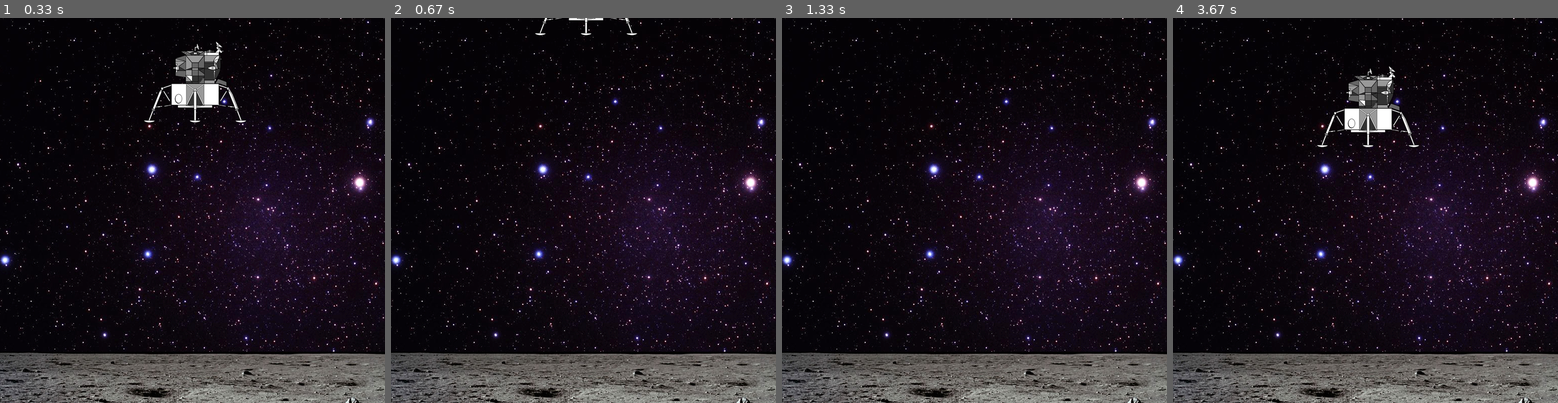
Above: before the commit, frames 1-4 (left to right).
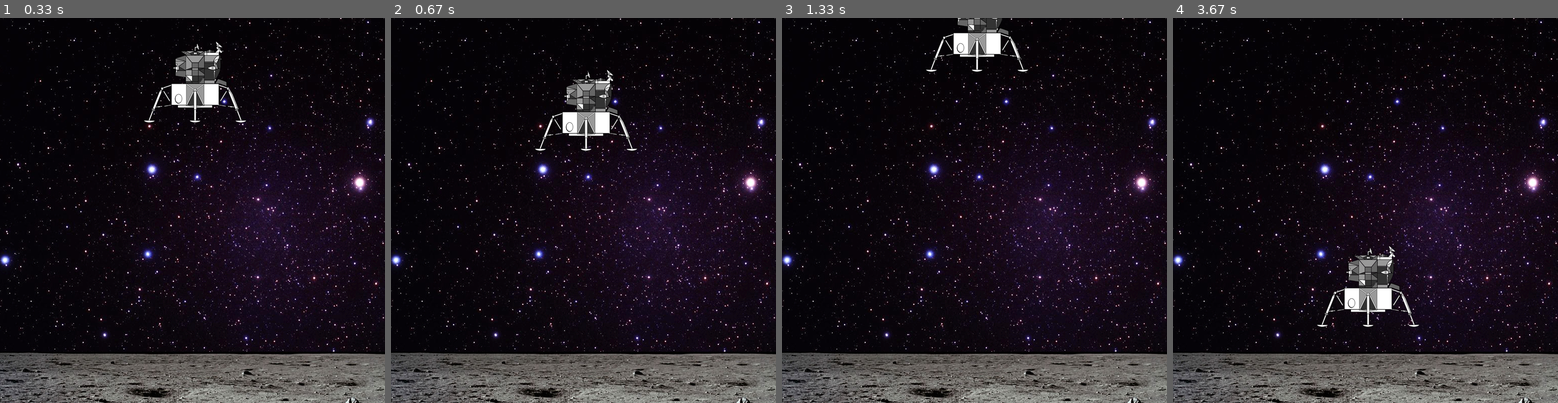
Above: after the commit, the same moments.

Repository: StevePaget/Pygame_Functions
Game: pygame game, started from demos/Moon Lander (Sprites demo).py
Same seed, same stepped clock (60 frames per second), same inputs: the game is played once before the commit and once after it.
Inputs:
- Up to frame 1 (0.33 s): no input
- Up to frame 2 (0.67 s): hold Up from 0.33 s (still down)
- Up to frame 3 (1.33 s): release Up at 0.8 s; hold Up 0.83-1.2 s; hold Up from 1.23 s (still down)
- Up to frame 4 (3.67 s): release Up at 1.53 s

Frame 1 is identical in both runs. In frame 2, 2.0% of the frame differs, in the area x 37-64%, y 0-35%; in frame 3, 1.3%; in frame 4, 3.6%, in the area x 37-64%, y 12-81%.

Commit message:
Added transformSprite & deprecated resizeSprite

Diff:
--- a/demos/Moon Lander (Sprites demo).py
+++ b/demos/Moon Lander (Sprites demo).py
@@ -8,25 +8,32 @@
 moveSprite(surface, 0, 650)                     # move it into position. It is not visible yet
 showSprite(surface)                             # display it
 
-lander = makeSprite("images/lander.png")       # create the sprite object
-moveSprite(lander, 280, 0)                     # move it into position. It is not visible yet
-showSprite(lander)                             # display it
+lander = makeSprite("images/lander.png")        # create the sprite object
+addSpriteImage(lander,"images/landerCrash.png") # add the crashed image
+moveSprite(lander, 280, 0)                      # move it into position. It is not visible yet
+showSprite(lander)                              # display it
 
 
 ypos = 0
 yspeed = 0
+upthrust = 0
+
 while True:
+    if keyPressed("up"):        # check the Wiki for a list of keys that are recognised
+        upthrust = 2
+    else:
+        upthrust = 0
+
     ypos += yspeed
     moveSprite(lander, 280, ypos)
-    yspeed += 1                 # add a bit of acceleration due to gravity
+    yspeed += 1 - upthrust      # add a bit of acceleration due to gravity
+
 
     if touching(lander, surface):
         ypos = 650 - 150        # place the lander on the surface
+        if yspeed > 10:
+            changeSpriteImage(lander, 1)
         yspeed = 0              # stop the movement
 
-    if keyPressed("up"):        # check the Wiki for a list of keys that are recognised
-        yspeed = -20            # add some upward thrust
 
     tick(30)
-
-endWait()
--- /dev/null
+++ b/demos/ResizeDemo.py
@@ -0,0 +1,25 @@
+from pygame_functions import *
+
+screenSize(1000, 750)
+setBackgroundImage("images/stars.png")
+
+rocket = makeSprite("images/rocket1.png")
+moveSprite(rocket,500,300)
+
+showSprite(rocket)
+
+scale = 10
+scaleChange = 10
+angle = 0
+
+while True:
+    angle +=5
+    scale += scaleChange
+    transformSprite(rocket, angle, scale/100)
+    if scale > 300:
+        scaleChange = -10
+    elif scale <20:
+        scaleChange = 10
+    pause(20)
+
+endWait()
--- a/demos/RocketDemo.py
+++ b/demos/RocketDemo.py
@@ -17,22 +17,22 @@
 while True:
     if keyPressed("up"):
         changeSpriteImage(rocket,1)
-        rotateSprite(rocket, 0)
+        transformSprite(rocket, 0,1)
         ySpeed -= 2
 
     elif keyPressed("down"):
         changeSpriteImage(rocket,1)
-        rotateSprite(rocket, 180)
+        transformSprite(rocket, 180,1)
         ySpeed += 2
 
     elif keyPressed("right"):
         changeSpriteImage(rocket,1)
-        rotateSprite(rocket, 90)
+        transformSprite(rocket, 90,1)
         xSpeed += 2
 
     elif keyPressed("left"):
         changeSpriteImage(rocket,1)
-        rotateSprite(rocket, -90)
+        transformSprite(rocket, -90,1)
         xSpeed -= 2
 
     else:
--- a/demos/RocketDemo2.py
+++ b/demos/RocketDemo2.py
@@ -26,11 +26,11 @@
     if keyPressed("left"):
         angle = angle - 5
 
-        rotateSprite(rocket,angle)
+        transformSprite(rocket, angle, 1)
 
     elif keyPressed("right"):
         angle = angle +5
-        rotateSprite(rocket,angle)
+        transformSprite(rocket, angle, 1)
 
     if keyPressed("up"):
         if clock() > nextframe:
--- a/demos/RocketDemo3.py
+++ b/demos/RocketDemo3.py
@@ -43,11 +43,11 @@
     if keyPressed("left"):
         angle = angle - 5
 
-        rotateSprite(rocket,angle)
+        transformSprite(rocket,angle,1)
 
     elif keyPressed("right"):
         angle = angle +5
-        rotateSprite(rocket,angle)
+        transformSprite(rocket, angle, 1)
 
     if keyPressed("up"):
         if clock() > nextframe:
@@ -97,7 +97,7 @@
 
         moveSprite(thisAsteroid, thisAsteroid.x, thisAsteroid.y)
 
-    # now we will grab a list of all the sprites that ate currently touching the rocket
+    # now we will grab a list of all the sprites that are currently touching the rocket
     hitAsteroids = allTouching(rocket)
     # and change the image of each one
     for thisHitAsteroid in hitAsteroids:
--- a/pygame_functions.py
+++ b/pygame_functions.py
@@ -71,6 +71,9 @@
         self.rect.topleft=(0,0)
         self.mask = pygame.mask.from_surface(self.image)
         self.angle = 0
+        self.scale = 1
+        self.originalWidth = self.rect.width
+        self.originalHeight = self.rect.height
 
     def addImage(self, filename):
         self.images.append(loadImage(filename))
@@ -90,6 +93,8 @@
             self.image = pygame.transform.rotate(self.images[self.currentImage], -self.angle)
         oldcenter = self.rect.center
         self.rect=self.image.get_rect()
+        self.originalWidth = self.rect.width
+        self.originalHeight = self.rect.height
         self.rect.center = oldcenter
         self.mask = pygame.mask.from_surface(self.image)
         updateDisplay()
@@ -231,9 +236,14 @@
     updateDisplay()
 
 def rotateSprite(sprite,angle):
+    print("rotateSprite has been deprecated. Please use transformSprite")
+    transformSprite(sprite,angle,1)
+
+def transformSprite(sprite,angle,scale):
     oldmiddle = sprite.rect.center
     sprite.angle = angle
-    sprite.image = pygame.transform.rotate(sprite.images[sprite.currentImage], -angle)
+    sprite.scale= scale
+    sprite.image = pygame.transform.rotozoom(sprite.images[sprite.currentImage], -angle, scale)
     sprite.rect = sprite.image.get_rect()
     sprite.rect.center = oldmiddle
     updateDisplay()
Binary file added: demos/images/landerCrash.png
